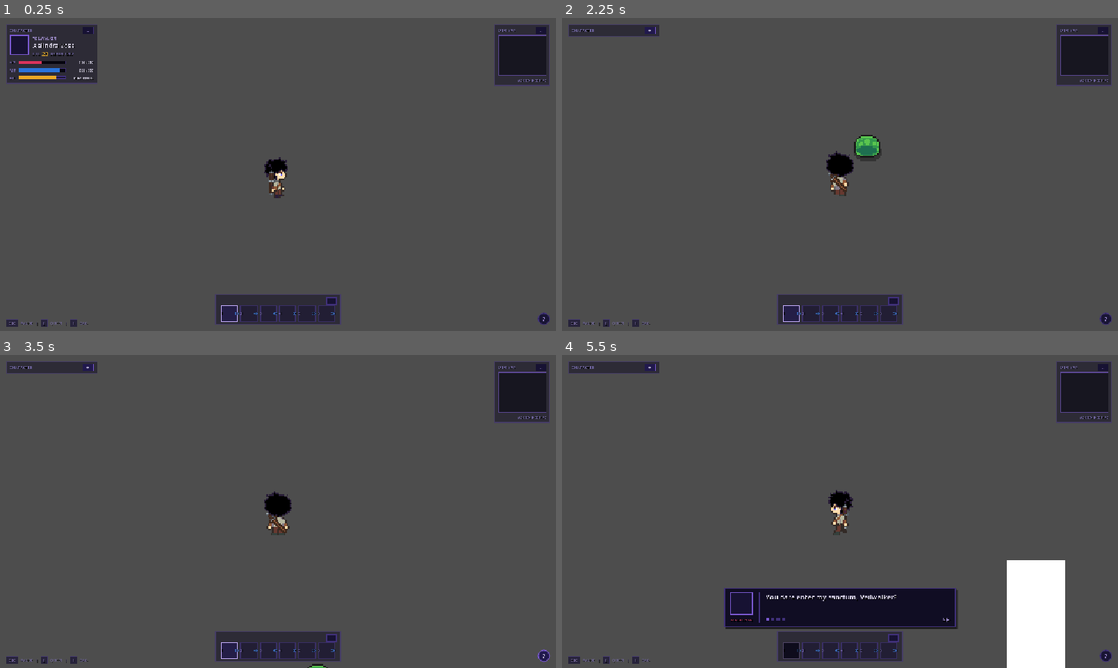
Above: before the commit, frames 1-4 (two rows, left to right).
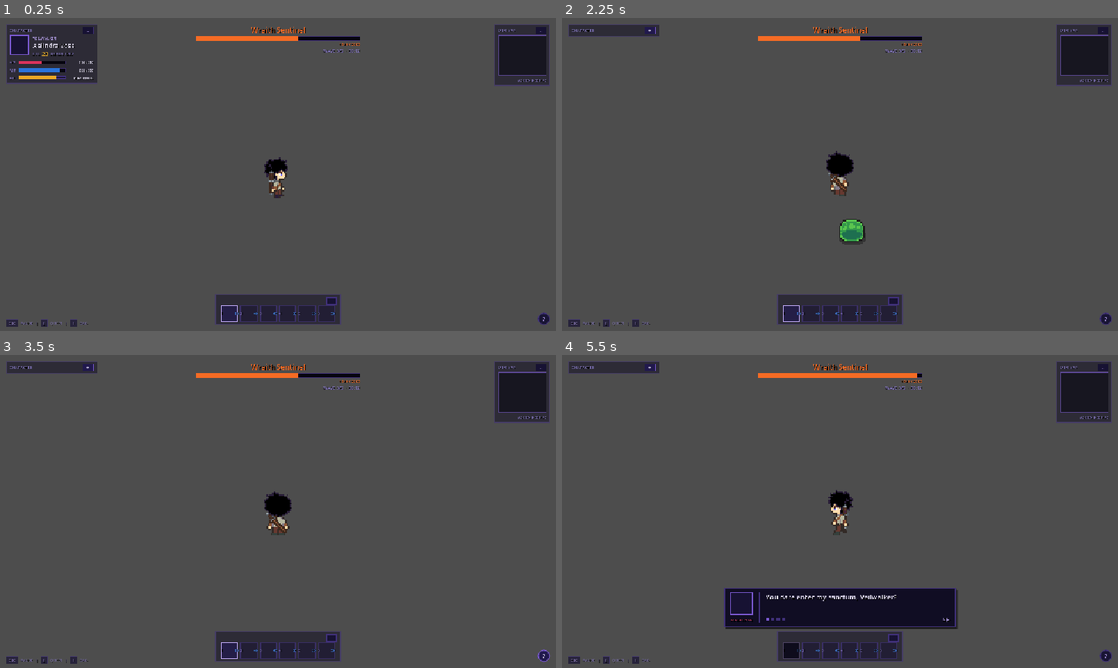
Above: after the commit, the same moments.

Repository: smymrr/Echeos-of-The-Veil
Game: Godot game, scene res://scenes/main.tscn
Two runs of this game, one before a commit and one after it. Both use one fixed random seed, a clock stepped at 60 frames per second and the inputs below.
Inputs (mouse positions are in pixels of both pictures, inside the frame that each line leads up to):
- Up to frame 1 (0.25 s): no input
- Up to frame 2 (2.25 s): click "-" at 0.5 s; click "+" at 1.25 s; tap Enter at 2 s; move the mouse to (812, 237) at 2.02 s; hold W (move_up) from 2.03 s (still down); tap Q (dash) at 2.1 s
- Up to frame 3 (3.5 s): release W (move_up) at 2.75 s; click "?" at 2.75 s
- Up to frame 4 (5.5 s): move the mouse to (1006, 558) at 3.52 s; hold W (move_up) 3.53-4.28 s; tap E (interact) at 3.6 s; move the mouse to (673, 464) at 4.27 s; hold A (move_left) from 4.28 s (still down); click (673, 464) at 4.35 s; move the mouse to (867, 511) at 5.02 s; tap 1 at 5.1 s

The runs differ from the first frame. In frame 1, 0.6% of the frame differs, in the area x 35-65%, y 2-12%; in frame 2, 1.4%; in frame 3, 0.7%; in frame 4, 4.3%, in the area x 35-91%, y 2-100%.

Commit message:
organize files

Diff:
--- a/scenes/character/player.tscn
+++ b/scenes/character/player.tscn
@@ -424,7 +424,7 @@
 
 [node name="Player" type="CharacterBody2D" unique_id=1987352962]
 position = Vector2(4, 2)
-collision_mask = 6
+collision_mask = 2
 script = ExtResource("1_dqkch")
 
 [node name="AttackComponent" type="Node" parent="." unique_id=707260039]
@@ -442,6 +442,9 @@
 [node name="PlayerCollision" type="CollisionShape2D" parent="." unique_id=1187332823]
 position = Vector2(0, 1.5)
 shape = SubResource("RectangleShape2D_tdg3f")
+
+[node name="Camera2D" type="Camera2D" parent="." unique_id=1955371024]
+zoom = Vector2(3, 3)
 
 [node name="AttackHitbox" type="Area2D" parent="." unique_id=910346500]
 unique_name_in_owner = true
@@ -460,9 +463,6 @@
 pivot_offset = Vector2(10, 20)
 color = Color(0.654902, 0.28235295, 0.27450982, 1)
 
-[node name="Camera2D" type="Camera2D" parent="." unique_id=1955371024]
-zoom = Vector2(3, 3)
-
 [node name="Sprite" type="AnimatedSprite2D" parent="." unique_id=414947906]
 sprite_frames = SubResource("SpriteFrames_r6hca")
 animation = &"attack_down"
--- a/stage_boss.tscn
+++ b/scenes/map/tutorial/stage_boss.tscn
@@ -2,8 +2,8 @@
 
 [ext_resource type="Texture2D" uid="uid://dwk4fe87nclau" path="res://assets/map/dungeon/tileset_dungeon/mainlevbuild.png" id="1_f3omy"]
 [ext_resource type="Texture2D" uid="uid://b66ylgolhq621" path="res://assets/map/dungeon/tileset_dungeon/decorative.png" id="2_6ik5c"]
-[ext_resource type="PackedScene" uid="uid://dft30tyisnm54" path="res://scenes/player.tscn" id="3_6ik5c"]
-[ext_resource type="Shader" uid="uid://b6f0q2xikw86f" path="res://treasure_boss.gdshader" id="4_ahadg"]
+[ext_resource type="PackedScene" uid="uid://g85gvq0o8s7" path="res://scenes/player.tscn" id="3_6ik5c"]
+[ext_resource type="Shader" uid="uid://b6f0q2xikw86f" path="res://scenes/map/tutorial/treasure_boss.gdshader" id="4_ahadg"]
 
 [sub_resource type="TileSetAtlasSource" id="TileSetAtlasSource_gx6sy"]
 texture = ExtResource("1_f3omy")
--- a/treasure_boss.tscn
+++ b/scenes/map/tutorial/treasure_boss.tscn
@@ -4,8 +4,8 @@
 [ext_resource type="Texture2D" uid="uid://b66ylgolhq621" path="res://assets/map/dungeon/tileset_dungeon/decorative.png" id="2_2tw0d"]
 [ext_resource type="Texture2D" uid="uid://bjxl56kfk8ww2" path="res://assets/map/tileset_tambahan/tambahan/tiled_files/objects.png" id="3_0ln3k"]
 [ext_resource type="Texture2D" uid="uid://dagydwdlc1c11" path="res://assets/map/tileset_tambahan/tambahan/tiled_files1/objects.png" id="4_0ln3k"]
-[ext_resource type="PackedScene" uid="uid://dft30tyisnm54" path="res://scenes/player.tscn" id="5_3vx88"]
-[ext_resource type="Shader" uid="uid://b6f0q2xikw86f" path="res://treasure_boss.gdshader" id="6_2irxv"]
+[ext_resource type="PackedScene" uid="uid://g85gvq0o8s7" path="res://scenes/player.tscn" id="5_3vx88"]
+[ext_resource type="Shader" uid="uid://b6f0q2xikw86f" path="res://scenes/map/tutorial/treasure_boss.gdshader" id="6_2irxv"]
 
 [sub_resource type="TileSetAtlasSource" id="TileSetAtlasSource_gx6sy"]
 texture = ExtResource("1_e6wig")
--- /dev/null
+++ b/scenes/player.tscn
@@ -0,0 +1,473 @@
+[gd_scene format=3 uid="uid://g85gvq0o8s7"]
+
+[ext_resource type="Script" uid="uid://bsjf626n7k0wb" path="res://scripts/player/player.gd" id="1_dqkch"]
+[ext_resource type="Script" uid="uid://dmiio0uymrvp0" path="res://scripts/player/attack_component.gd" id="2_qlg0r"]
+[ext_resource type="Script" uid="uid://m6mun0klym4i" path="res://scripts/player/movement_component.gd" id="3_tuyoq"]
+[ext_resource type="Script" uid="uid://dakur280b02qg" path="res://scripts/player/direction_utils.gd" id="4_fjrip"]
+[ext_resource type="Script" uid="uid://drssa6l5fyx2p" path="res://scripts/player/animation_component.gd" id="4_smehm"]
+[ext_resource type="Texture2D" uid="uid://bkumqcm3xp00j" path="res://assets/images/player/idle.png" id="5_tuyoq"]
+[ext_resource type="Texture2D" uid="uid://dx8sar6xpi8v0" path="res://assets/images/player/walk.png" id="6_fjrip"]
+[ext_resource type="Texture2D" uid="uid://dlfhckhhghvv4" path="res://assets/images/player/attack_sheet.png" id="6_ur7pv"]
+[ext_resource type="AudioStream" uid="uid://hbasqsg2bn3n" path="res://assets/audio/player/attack/sword attack.mp3" id="9_ur7pv"]
+
+[sub_resource type="RectangleShape2D" id="RectangleShape2D_tdg3f"]
+size = Vector2(14, 29)
+
+[sub_resource type="RectangleShape2D" id="RectangleShape2D_dtqjt"]
+size = Vector2(20, 40)
+
+[sub_resource type="AtlasTexture" id="AtlasTexture_cs1tg"]
+atlas = ExtResource("6_ur7pv")
+region = Rect2(0, 0, 64, 64)
+
+[sub_resource type="AtlasTexture" id="AtlasTexture_2dvfe"]
+atlas = ExtResource("6_ur7pv")
+region = Rect2(64, 0, 64, 64)
+
+[sub_resource type="AtlasTexture" id="AtlasTexture_giy8y"]
+atlas = ExtResource("6_ur7pv")
+region = Rect2(128, 0, 64, 64)
+
+[sub_resource type="AtlasTexture" id="AtlasTexture_fdfoy"]
+atlas = ExtResource("6_ur7pv")
+region = Rect2(192, 0, 64, 64)
+
+[sub_resource type="AtlasTexture" id="AtlasTexture_74r1k"]
+atlas = ExtResource("6_ur7pv")
+region = Rect2(192, 64, 64, 64)
+
+[sub_resource type="AtlasTexture" id="AtlasTexture_hhpqf"]
+atlas = ExtResource("6_ur7pv")
+region = Rect2(0, 128, 64, 64)
+
+[sub_resource type="AtlasTexture" id="AtlasTexture_g5jhy"]
+atlas = ExtResource("6_ur7pv")
+region = Rect2(64, 128, 64, 64)
+
+[sub_resource type="AtlasTexture" id="AtlasTexture_holxr"]
+atlas = ExtResource("6_ur7pv")
+region = Rect2(128, 128, 64, 64)
+
+[sub_resource type="AtlasTexture" id="AtlasTexture_mx1m4"]
+atlas = ExtResource("6_ur7pv")
+region = Rect2(192, 128, 64, 64)
+
+[sub_resource type="AtlasTexture" id="AtlasTexture_4gjji"]
+atlas = ExtResource("6_ur7pv")
+region = Rect2(0, 64, 64, 64)
+
+[sub_resource type="AtlasTexture" id="AtlasTexture_u2ulf"]
+atlas = ExtResource("6_ur7pv")
+region = Rect2(64, 64, 64, 64)
+
+[sub_resource type="AtlasTexture" id="AtlasTexture_6e8lb"]
+atlas = ExtResource("6_ur7pv")
+region = Rect2(128, 64, 64, 64)
+
+[sub_resource type="AtlasTexture" id="AtlasTexture_2gdjj"]
+atlas = ExtResource("6_ur7pv")
+region = Rect2(192, 64, 64, 64)
+
+[sub_resource type="AtlasTexture" id="AtlasTexture_sc3ue"]
+atlas = ExtResource("6_ur7pv")
+region = Rect2(0, 192, 64, 64)
+
+[sub_resource type="AtlasTexture" id="AtlasTexture_lxlsd"]
+atlas = ExtResource("6_ur7pv")
+region = Rect2(64, 192, 64, 64)
+
+[sub_resource type="AtlasTexture" id="AtlasTexture_ha2mi"]
+atlas = ExtResource("6_ur7pv")
+region = Rect2(128, 192, 64, 64)
+
+[sub_resource type="AtlasTexture" id="AtlasTexture_apa73"]
+atlas = ExtResource("6_ur7pv")
+region = Rect2(192, 192, 64, 64)
+
+[sub_resource type="AtlasTexture" id="AtlasTexture_smehm"]
+atlas = ExtResource("5_tuyoq")
+region = Rect2(0, 0, 32, 32)
+
+[sub_resource type="AtlasTexture" id="AtlasTexture_ur7pv"]
+atlas = ExtResource("5_tuyoq")
+region = Rect2(32, 0, 32, 32)
+
+[sub_resource type="AtlasTexture" id="AtlasTexture_y4r1p"]
+atlas = ExtResource("5_tuyoq")
+region = Rect2(64, 0, 32, 32)
+
+[sub_resource type="AtlasTexture" id="AtlasTexture_d2wvv"]
+atlas = ExtResource("5_tuyoq")
+region = Rect2(96, 0, 32, 32)
+
+[sub_resource type="AtlasTexture" id="AtlasTexture_3v2ag"]
+atlas = ExtResource("5_tuyoq")
+region = Rect2(0, 64, 32, 32)
+
+[sub_resource type="AtlasTexture" id="AtlasTexture_jej6c"]
+atlas = ExtResource("5_tuyoq")
+region = Rect2(32, 64, 32, 32)
+
+[sub_resource type="AtlasTexture" id="AtlasTexture_f1ej7"]
+atlas = ExtResource("5_tuyoq")
+region = Rect2(64, 64, 32, 32)
+
+[sub_resource type="AtlasTexture" id="AtlasTexture_oprun"]
+atlas = ExtResource("5_tuyoq")
+region = Rect2(96, 64, 32, 32)
+
+[sub_resource type="AtlasTexture" id="AtlasTexture_a8ls1"]
+atlas = ExtResource("5_tuyoq")
+region = Rect2(0, 32, 32, 32)
+
+[sub_resource type="AtlasTexture" id="AtlasTexture_qfm1y"]
+atlas = ExtResource("5_tuyoq")
+region = Rect2(32, 32, 32, 32)
+
+[sub_resource type="AtlasTexture" id="AtlasTexture_fulsm"]
+atlas = ExtResource("5_tuyoq")
+region = Rect2(64, 32, 32, 32)
+
+[sub_resource type="AtlasTexture" id="AtlasTexture_4r5pv"]
+atlas = ExtResource("5_tuyoq")
+region = Rect2(96, 32, 32, 32)
+
+[sub_resource type="AtlasTexture" id="AtlasTexture_60mlk"]
+atlas = ExtResource("5_tuyoq")
+region = Rect2(0, 96, 32, 32)
+
+[sub_resource type="AtlasTexture" id="AtlasTexture_i4ail"]
+atlas = ExtResource("5_tuyoq")
+region = Rect2(32, 96, 32, 32)
+
+[sub_resource type="AtlasTexture" id="AtlasTexture_a38lo"]
+atlas = ExtResource("5_tuyoq")
+region = Rect2(64, 96, 32, 32)
+
+[sub_resource type="AtlasTexture" id="AtlasTexture_4ni07"]
+atlas = ExtResource("5_tuyoq")
+region = Rect2(96, 96, 32, 32)
+
+[sub_resource type="AtlasTexture" id="AtlasTexture_l71n6"]
+atlas = ExtResource("6_fjrip")
+region = Rect2(0, 0, 32, 32)
+
+[sub_resource type="AtlasTexture" id="AtlasTexture_ke2ow"]
+atlas = ExtResource("6_fjrip")
+region = Rect2(32, 0, 32, 32)
+
+[sub_resource type="AtlasTexture" id="AtlasTexture_ujl30"]
+atlas = ExtResource("6_fjrip")
+region = Rect2(64, 0, 32, 32)
+
+[sub_resource type="AtlasTexture" id="AtlasTexture_31cv2"]
+atlas = ExtResource("6_fjrip")
+region = Rect2(96, 0, 32, 32)
+
+[sub_resource type="AtlasTexture" id="AtlasTexture_pf23h"]
+atlas = ExtResource("6_fjrip")
+region = Rect2(0, 96, 32, 32)
+
+[sub_resource type="AtlasTexture" id="AtlasTexture_dt7fs"]
+atlas = ExtResource("6_fjrip")
+region = Rect2(32, 96, 32, 32)
+
+[sub_resource type="AtlasTexture" id="AtlasTexture_wqfne"]
+atlas = ExtResource("6_fjrip")
+region = Rect2(64, 96, 32, 32)
+
+[sub_resource type="AtlasTexture" id="AtlasTexture_wnwbv"]
+atlas = ExtResource("6_fjrip")
+region = Rect2(96, 96, 32, 32)
+
+[sub_resource type="AtlasTexture" id="AtlasTexture_gl8cc"]
+atlas = ExtResource("6_fjrip")
+region = Rect2(0, 32, 32, 32)
+
+[sub_resource type="AtlasTexture" id="AtlasTexture_487ah"]
+atlas = ExtResource("6_fjrip")
+region = Rect2(32, 32, 32, 32)
+
+[sub_resource type="AtlasTexture" id="AtlasTexture_md1ol"]
+atlas = ExtResource("6_fjrip")
+region = Rect2(64, 32, 32, 32)
+
+[sub_resource type="AtlasTexture" id="AtlasTexture_bj30b"]
+atlas = ExtResource("6_fjrip")
+region = Rect2(96, 32, 32, 32)
+
+[sub_resource type="AtlasTexture" id="AtlasTexture_jc3p3"]
+atlas = ExtResource("6_fjrip")
+region = Rect2(0, 64, 32, 32)
+
+[sub_resource type="AtlasTexture" id="AtlasTexture_hax0n"]
+atlas = ExtResource("6_fjrip")
+region = Rect2(32, 64, 32, 32)
+
+[sub_resource type="AtlasTexture" id="AtlasTexture_t4otl"]
+atlas = ExtResource("6_fjrip")
+region = Rect2(64, 64, 32, 32)
+
+[sub_resource type="AtlasTexture" id="AtlasTexture_j2b1d"]
+atlas = ExtResource("6_fjrip")
+region = Rect2(96, 64, 32, 32)
+
+[sub_resource type="SpriteFrames" id="SpriteFrames_r6hca"]
+animations = [{
+"frames": [{
+"duration": 1.0,
+"texture": SubResource("AtlasTexture_cs1tg")
+}, {
+"duration": 1.0,
+"texture": SubResource("AtlasTexture_2dvfe")
+}, {
+"duration": 1.0,
+"texture": SubResource("AtlasTexture_giy8y")
+}, {
+"duration": 1.0,
+"texture": SubResource("AtlasTexture_fdfoy")
+}, {
+"duration": 1.0,
+"texture": SubResource("AtlasTexture_74r1k")
+}],
+"loop": 0,
+"name": &"attack_down",
+"speed": 11.0
+}, {
+"frames": [{
+"duration": 1.0,
+"texture": SubResource("AtlasTexture_hhpqf")
+}, {
+"duration": 1.0,
+"texture": SubResource("AtlasTexture_g5jhy")
+}, {
+"duration": 1.0,
+"texture": SubResource("AtlasTexture_holxr")
+}, {
+"duration": 1.0,
+"texture": SubResource("AtlasTexture_mx1m4")
+}],
+"loop": 0,
+"name": &"attack_left",
+"speed": 11.0
+}, {
+"frames": [{
+"duration": 1.0,
+"texture": SubResource("AtlasTexture_4gjji")
+}, {
+"duration": 1.0,
+"texture": SubResource("AtlasTexture_u2ulf")
+}, {
+"duration": 1.0,
+"texture": SubResource("AtlasTexture_6e8lb")
+}, {
+"duration": 1.0,
+"texture": SubResource("AtlasTexture_2gdjj")
+}],
+"loop": 0,
+"name": &"attack_right",
+"speed": 11.0
+}, {
+"frames": [{
+"duration": 1.0,
+"texture": SubResource("AtlasTexture_sc3ue")
+}, {
+"duration": 1.0,
+"texture": SubResource("AtlasTexture_lxlsd")
+}, {
+"duration": 1.0,
+"texture": SubResource("AtlasTexture_ha2mi")
+}, {
+"duration": 1.0,
+"texture": SubResource("AtlasTexture_apa73")
+}],
+"loop": 0,
+"name": &"attack_up",
+"speed": 11.0
+}, {
+"frames": [{
+"duration": 1.0,
+"texture": SubResource("AtlasTexture_smehm")
+}, {
+"duration": 1.0,
+"texture": SubResource("AtlasTexture_ur7pv")
+}, {
+"duration": 1.0,
+"texture": SubResource("AtlasTexture_y4r1p")
+}, {
+"duration": 1.0,
+"texture": SubResource("AtlasTexture_d2wvv")
+}],
+"loop": 1,
+"name": &"idle_down",
+"speed": 5.0
+}, {
+"frames": [{
+"duration": 1.0,
+"texture": SubResource("AtlasTexture_3v2ag")
+}, {
+"duration": 1.0,
+"texture": SubResource("AtlasTexture_jej6c")
+}, {
+"duration": 1.0,
+"texture": SubResource("AtlasTexture_f1ej7")
+}, {
+"duration": 1.0,
+"texture": SubResource("AtlasTexture_oprun")
+}],
+"loop": 1,
+"name": &"idle_left",
+"speed": 5.0
+}, {
+"frames": [{
+"duration": 1.0,
+"texture": SubResource("AtlasTexture_a8ls1")
+}, {
+"duration": 1.0,
+"texture": SubResource("AtlasTexture_qfm1y")
+}, {
+"duration": 1.0,
+"texture": SubResource("AtlasTexture_fulsm")
+}, {
+"duration": 1.0,
+"texture": SubResource("AtlasTexture_4r5pv")
+}],
+"loop": 1,
+"name": &"idle_right",
+"speed": 5.0
+}, {
+"frames": [{
+"duration": 1.0,
+"texture": SubResource("AtlasTexture_60mlk")
+}, {
+"duration": 1.0,
+"texture": SubResource("AtlasTexture_i4ail")
+}, {
+"duration": 1.0,
+"texture": SubResource("AtlasTexture_a38lo")
+}, {
+"duration": 1.0,
+"texture": SubResource("AtlasTexture_4ni07")
+}],
+"loop": 1,
+"name": &"idle_up",
+"speed": 5.0
+}, {
+"frames": [{
+"duration": 1.0,
+"texture": SubResource("AtlasTexture_l71n6")
+}, {
+"duration": 1.0,
+"texture": SubResource("AtlasTexture_ke2ow")
+}, {
+"duration": 1.0,
+"texture": SubResource("AtlasTexture_ujl30")
+}, {
+"duration": 1.0,
+"texture": SubResource("AtlasTexture_31cv2")
+}],
+"loop": 1,
+"name": &"walk_down",
+"speed": 6.0
+}, {
+"frames": [{
+"duration": 1.0,
+"texture": SubResource("AtlasTexture_pf23h")
+}, {
+"duration": 1.0,
+"texture": SubResource("AtlasTexture_dt7fs")
+}, {
+"duration": 1.0,
+"texture": SubResource("AtlasTexture_wqfne")
+}, {
+"duration": 1.0,
+"texture": SubResource("AtlasTexture_wnwbv")
+}],
+"loop": 1,
+"name": &"walk_left",
+"speed": 7.0
+}, {
+"frames": [{
+"duration": 1.0,
+"texture": SubResource("AtlasTexture_gl8cc")
+}, {
+"duration": 1.0,
+"texture": SubResource("AtlasTexture_487ah")
+}, {
+"duration": 1.0,
+"texture": SubResource("AtlasTexture_md1ol")
+}, {
+"duration": 1.0,
+"texture": SubResource("AtlasTexture_bj30b")
+}],
+"loop": 1,
+"name": &"walk_right",
+"speed": 7.0
+}, {
+"frames": [{
+"duration": 1.0,
+"texture": SubResource("AtlasTexture_jc3p3")
+}, {
+"duration": 1.0,
+"texture": SubResource("AtlasTexture_hax0n")
+}, {
+"duration": 1.0,
+"texture": SubResource("AtlasTexture_t4otl")
+}, {
+"duration": 1.0,
+"texture": SubResource("AtlasTexture_j2b1d")
+}],
+"loop": 1,
+"name": &"walk_up",
+"speed": 7.0
+}]
+
+[node name="Player" type="CharacterBody2D" unique_id=1987352962]
+position = Vector2(4, 2)
+collision_mask = 6
+script = ExtResource("1_dqkch")
+
+[node name="AttackComponent" type="Node" parent="." unique_id=707260039]
+script = ExtResource("2_qlg0r")
+
+[node name="MovementComponent" type="Node" parent="." unique_id=706504208]
+script = ExtResource("3_tuyoq")
+
+[node name="AnimationComponent" type="Node" parent="." unique_id=1531548757]
+script = ExtResource("4_smehm")
+
+[node name="DirectionUtils" type="Node" parent="." unique_id=1129209153]
+script = ExtResource("4_fjrip")
+
+[node name="PlayerCollision" type="CollisionShape2D" parent="." unique_id=1187332823]
+position = Vector2(0, 1.5)
+shape = SubResource("RectangleShape2D_tdg3f")
+
+[node name="AttackHitbox" type="Area2D" parent="." unique_id=910346500]
+unique_name_in_owner = true
+position = Vector2(15, 0)
+collision_mask = 4
+
+[node name="HitboxDetection" type="CollisionShape2D" parent="AttackHitbox" unique_id=1810789784]
+shape = SubResource("RectangleShape2D_dtqjt")
+metadata/_edit_group_ = true
+
+[node name="ColorRect" type="ColorRect" parent="AttackHitbox" unique_id=1961924151]
+offset_left = -10.0
+offset_top = -20.0
+offset_right = 10.0
+offset_bottom = 20.0
+pivot_offset = Vector2(10, 20)
+color = Color(0.654902, 0.28235295, 0.27450982, 1)
+
+[node name="Camera2D" type="Camera2D" parent="." unique_id=1955371024]
+zoom = Vector2(3, 3)
+
+[node name="Sprite" type="AnimatedSprite2D" parent="." unique_id=414947906]
+sprite_frames = SubResource("SpriteFrames_r6hca")
+animation = &"attack_down"
+
+[node name="SwingSword" type="AudioStreamPlayer2D" parent="." unique_id=273571398]
+stream = ExtResource("9_ur7pv")
+
+[connection signal="body_entered" from="AttackHitbox" to="AttackComponent" method="_on_attack_hitbox_body_entered"]
--- a/scenes/ui/game_ui.tscn
+++ b/scenes/ui/game_ui.tscn
@@ -29,10 +29,8 @@
 [node name="SavePanel" parent="." unique_id=367907447 instance=ExtResource("7_save")]
 
 [node name="BossBar" parent="." unique_id=1260107350 instance=ExtResource("8_opxtl")]
-visible = false
 
 [node name="WaveLabel" parent="." unique_id=1954120137 instance=ExtResource("9_crnce")]
-visible = false
 
 [node name="ChoiceBox" parent="." unique_id=1274644566 instance=ExtResource("10_x0n6o")]
 
Renamed: new_shader.gdshader -> scenes/map/new_shader.gdshader
Renamed: new_shader.gdshader.uid -> scenes/map/new_shader.gdshader.uid
Renamed: stage.tscn -> scenes/map/tutorial/stage.tscn
Renamed: stage_2.tscn -> scenes/map/tutorial/stage_2.tscn
Renamed: stage_boss.gdshader -> scenes/map/tutorial/stage_boss.gdshader
Renamed: stage_boss.gdshader.uid -> scenes/map/tutorial/stage_boss.gdshader.uid
Renamed: treasure_boss.gdshader -> scenes/map/tutorial/treasure_boss.gdshader
Renamed: treasure_boss.gdshader.uid -> scenes/map/tutorial/treasure_boss.gdshader.uid
Renamed: box_coin.gd -> scripts/environment/box_coin.gd
Renamed: box_coin.gd.uid -> scripts/environment/box_coin.gd.uid
Renamed: fog.gd -> scripts/environment/fog.gd
Renamed: fog.gd.uid -> scripts/environment/fog.gd.uid
(and 4 more such lines)
